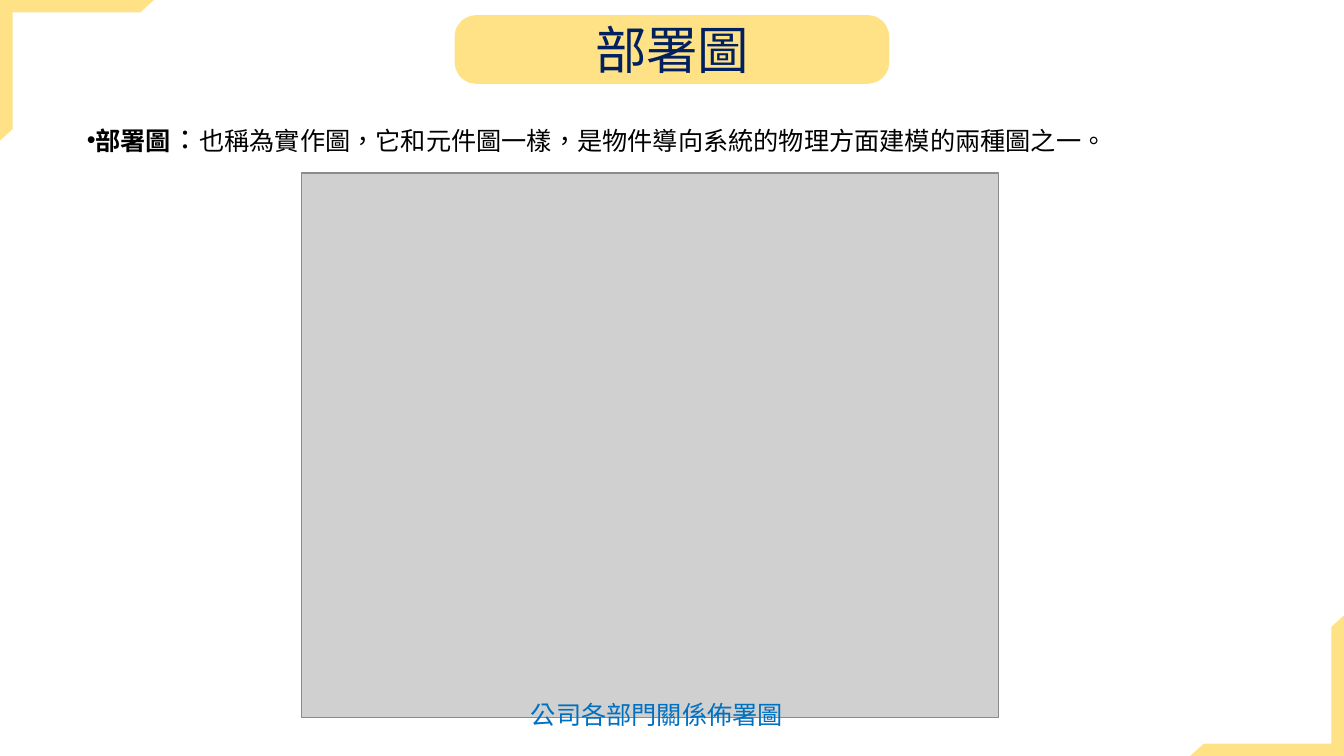
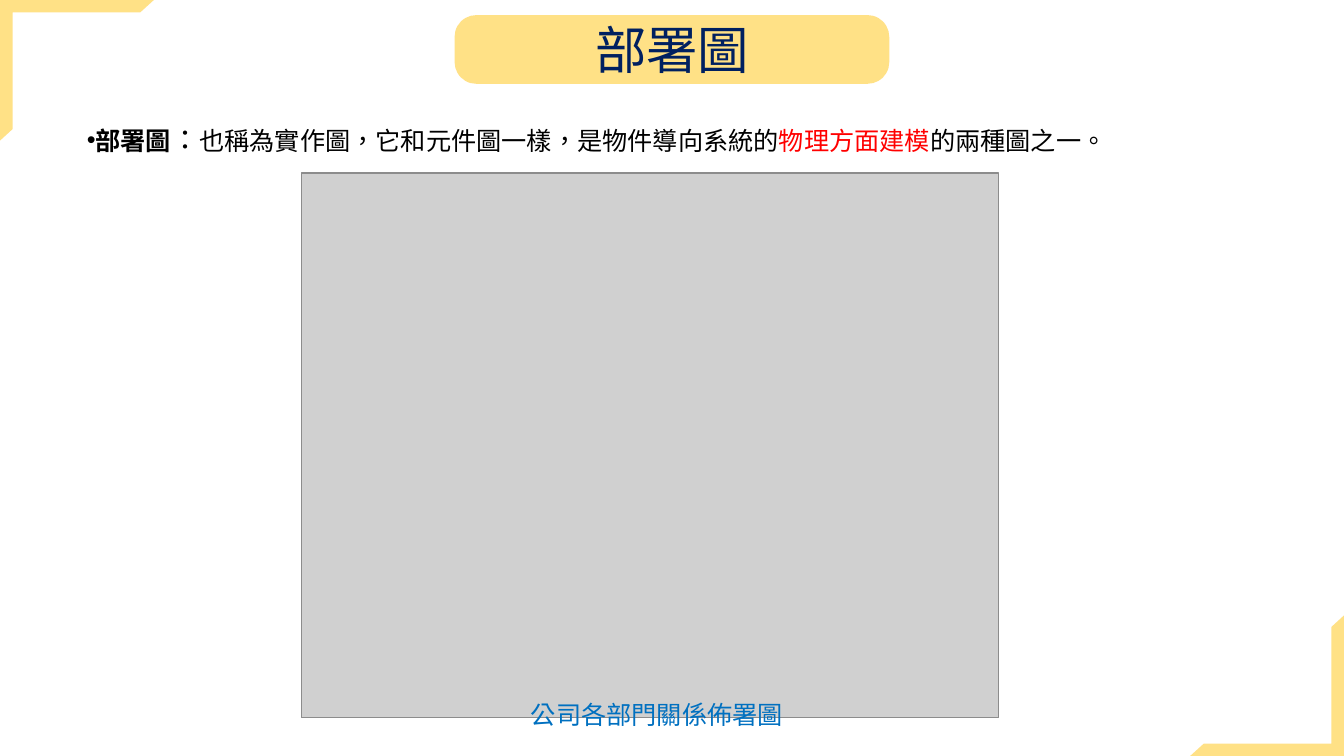
Before and after one commit to jiakai912/114201_poject, a slide deck: slide 9 of 11336032/uml報告.pptx (slide 7 before the commit). Drawn at 1344x756 pixels with LibreOffice and Linux fonts; fonts in the diff are those of the drawing; grey boxes stand for pictures. Boxes give left, top, right and bottom in pixels: in the first picture for what was removed or moved away, otherwise in the second. Text is boxed around its words. In the diff, an @@ line names an element or a change of style, - is before the commit and + after.

```diff
--- a/11336032/uml報告.pptx
+++ b/11336032/uml報告.pptx
@@ text "部署圖：也稱為實作圖，它和元件圖一樣，是物件導向系統的物理方面建模的兩種圖之一。" at [96, 125, 1106, 157]: text colour #000000 to #FF0000 in "部署圖：也稱為實作圖，它和元件圖一樣，是物件導向系統的物理方面建模的兩種圖之一。" @@
```
Also in this commit, not shown: 8 other slides changed, 1 slide added.
